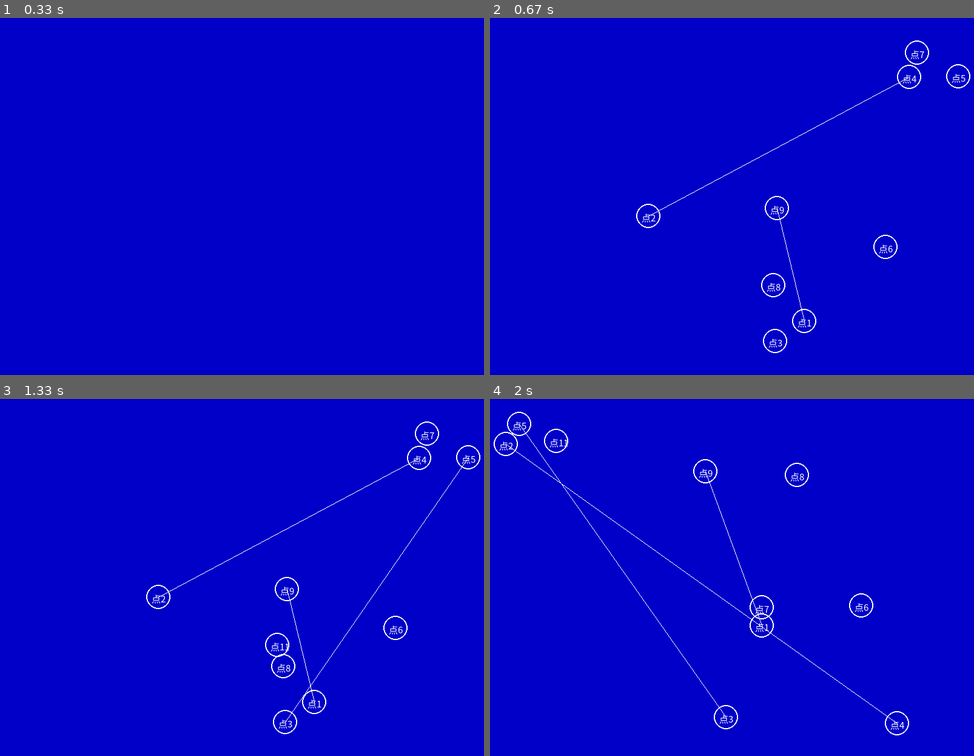
Above: before the commit, frames 1-4 (two rows, left to right).
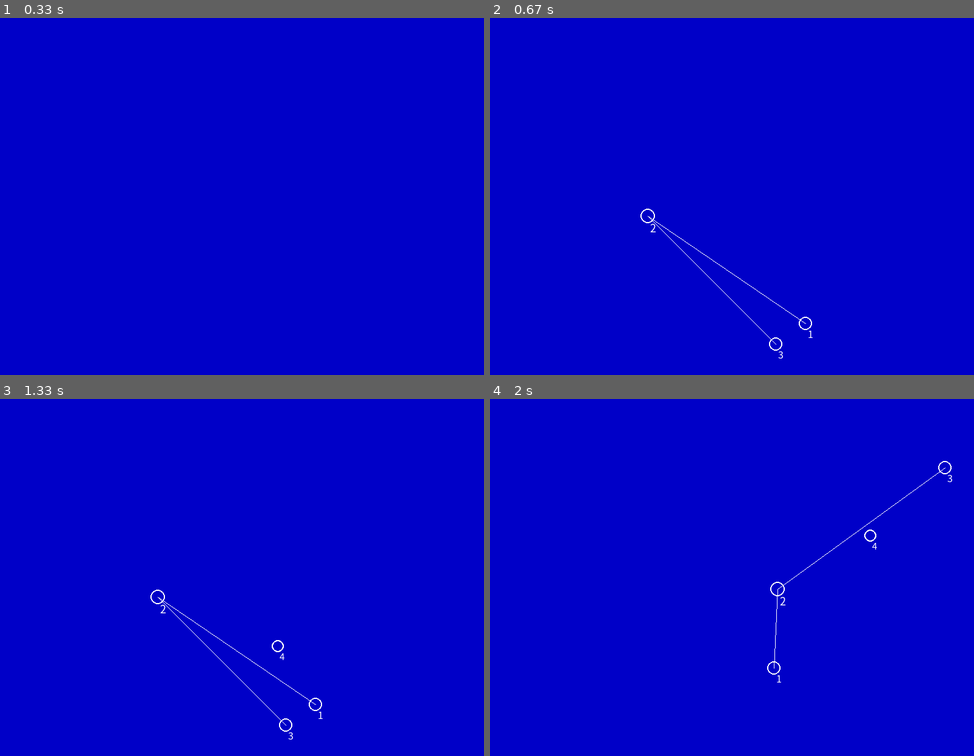
Above: after the commit, the same moments.

Repository: the1234321/pygame
Game: pygame game, started from main.py
The game is run twice, just before and just after one commit, with the same random seed, the same clock (stepped at 60 frames per second) and the same inputs.
Inputs:
- Up to frame 1 (0.33 s): no input
- Up to frame 2 (0.67 s): tap Space at 0.33 s
- Up to frame 3 (1.33 s): tap P at 0.67 s; tap L at 1 s
- Up to frame 4 (2 s): tap Space at 1.47, 1.97 s

Frame 1 is identical in both runs. In frame 2, 1.0% of the frame differs, in the area x 30-100%, y 6-96%; in frame 3, 1.2%; in frame 4, 1.3%, in the area x 0-96%, y 3-95%.

Commit message:
添加冲突检测，优化显示

Diff:
--- a/main.py
+++ b/main.py
@@ -5,7 +5,7 @@
 n1.addlink(4,5)
 n1.setpoints(800,600)
 '''
-n1=network(9)
-n1.addlink(1,9)
-n1.addlink(2,4)
+n1=network(3)
+n1.addlink(1,2)
+n1.addlink(2,3)
 w1=windows(800,600,n1)
--- a/network.py
+++ b/network.py
@@ -22,19 +22,55 @@
             for k in self.nodes[i].outs:
                 print(" "+str(i)+">>" + str(k))
 
+    def havelink(self,nodefrom,nodeto):
+        have=False
+        for i in self.nodes[nodefrom].outs:
+            if (i==nodeto):
+                have = True
+
+        for i in self.nodes[nodefrom].ins:
+            if (i==nodeto):
+                have = True
+        return have
+
     def addlink(self,nodefrom,nodeto):
-        self.nodes[nodefrom].addout(nodeto)
-        self.nodes[nodeto].addin(nodefrom)
+        if not self.havelink(nodefrom,nodeto) and (nodefrom!=nodeto):
+            self.nodes[nodefrom].addout(nodeto)
+            self.nodes[nodeto].addin(nodefrom)
+            self.nodes[nodefrom].size += 1
+            self.nodes[nodeto].size += 1
 
     def setpoints(self,rev1,rev2):
         for i in self.nodes:
-            ranx=random.randint(25,rev1-25)
-            rany=random.randint(25,rev2-25)
+            itsnotok=True
+            ranx=1
+            rany=1
+            while itsnotok:
+                somethingwrong=False
+                ranx=random.randint(20,rev1-20)
+                rany=random.randint(20,rev2-20)
+                for j in self.nodes:
+                    if (somethingwrong):
+                        break
+                    x1=ranx
+                    y1=rany
+                    x2=self.nodes[j].x
+                    y2=self.nodes[j].y
+                    if( x2!=0  and y2!=0 ):
+                        if(((x1 - x2) ** 2 + (y1 - y2) ** 2) ** 0.5 <= self.nodes[i].size*2):
+                            somethingwrong=True
+
+
+                if(somethingwrong):
+                    itsnotok=True
+                else:
+                    itsnotok = False
+
             self.nodes[i].setpoint(ranx,rany)
 
     def drawnet(self,screen,maincolor):
         for i in self.nodes:
-            self.nodes[i].drawcircle(screen,maincolor)
+            self.nodes[i].drawcircle(screen,maincolor,self.nodes[i].size)
     def drawline(self,screen,maincolor):
         for i in self.nodes:
             for j in self.nodes[i].outs:
--- a/node.py
+++ b/node.py
@@ -7,6 +7,7 @@
         self.ins=[]
         self.x=0
         self.y=0
+        self.size=10
 
     def addout(self,nodeid):
         self.outs.append(nodeid)
@@ -15,14 +16,14 @@
     def setpoint(self,x,y):
         self.x=x
         self.y=y
-    def drawcircle(self,screen,maincolor):
+    def drawcircle(self,screen,maincolor,size):
         position = self.x, self.y
-        radius = 20
-        width = 2
+        radius = size
+        width = int(size/5)
 
-        myfont = pygame.font.SysFont("simsunnsimsun", 15)
-        txtImage = myfont.render("点"+str(self.nodeid), True, maincolor)
+        myfont = pygame.font.SysFont("simsunnsimsun", int(size*1.5))
+        txtImage = myfont.render(" "+str(self.nodeid), True, maincolor)
 
-        screen.blit(txtImage, (position[0] - 11, position[1] - 9))
+        screen.blit(txtImage, (position[0], position[1]+int(size/2)))
         # pygame.draw.rect(self.screen, color, (200, 300, 100, 200), width)
         pygame.draw.circle(screen, maincolor, position, radius, width)
--- a/windows.py
+++ b/windows.py
@@ -43,10 +43,10 @@
         self.refresh_circle()
 
     def addpoint(self):
-        nodeid=self.n1.nodenum+2
+        nodeid=self.n1.nodenum+1
         self.n1.addnode(nodeid)
-        ranx = random.randint(25, self.x - 25)
-        rany = random.randint(25, self.y - 25)
+        ranx = random.randint(20, self.x - 20)
+        rany = random.randint(20, self.y - 20)
         self.n1.nodes[nodeid].setpoint(ranx, rany)
         self.refresh_circle()
 
